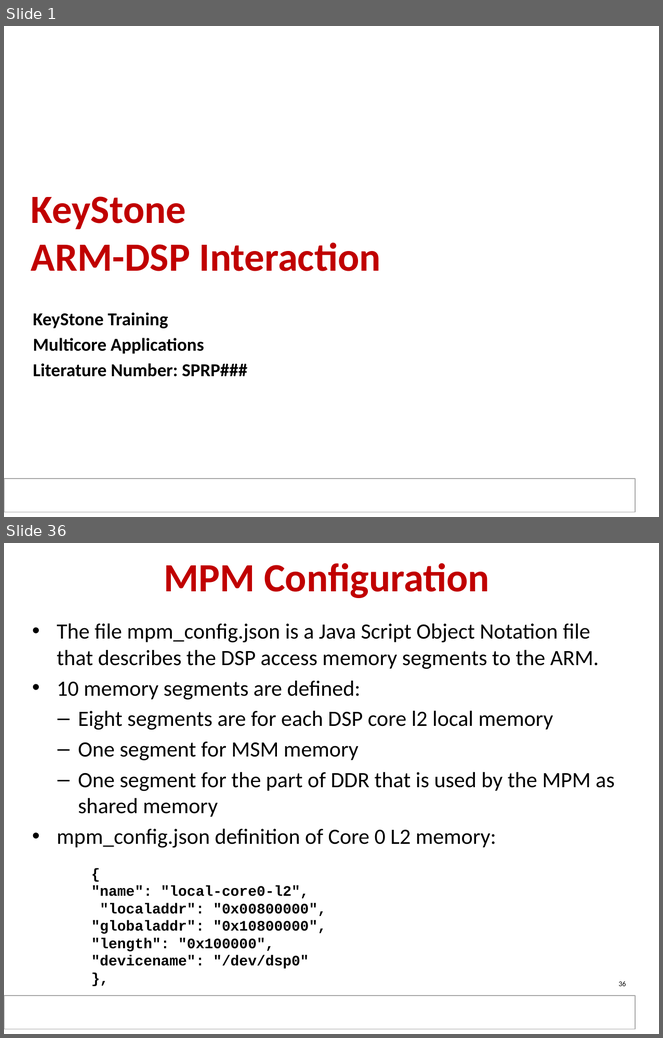
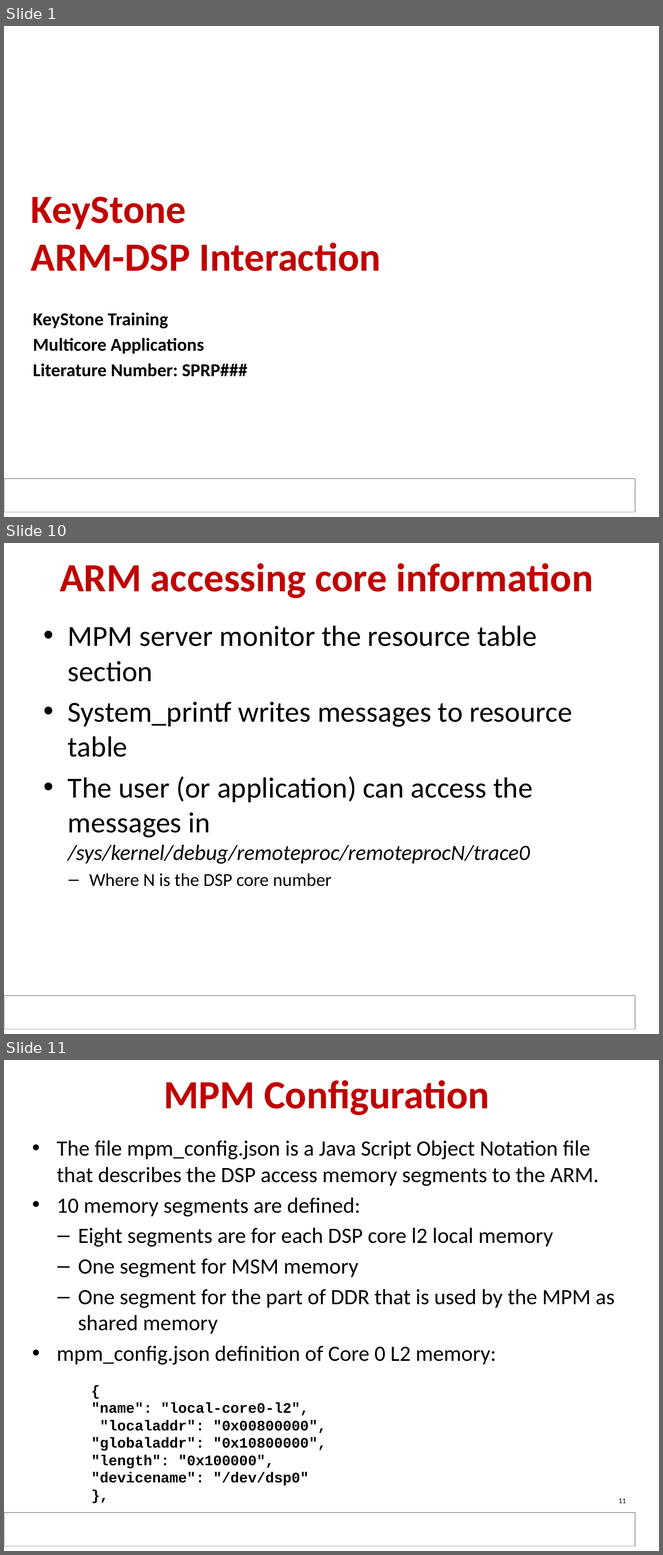
Before and after one commit to hari1989/keystone-workshop, a slide deck: slides/KeyStone ARM DSP.pptx. Shown one above the other, each under a label of ours: slides 1 and 36 before the commit, slides 1, 10 and 11 after it; the slides between them are not shown. The pictures are 663x1038 and 663x1555 pixels, drawn with LibreOffice and Linux fonts; fonts in the diff are those of the drawing; background and template pictures are left out. Boxes give left, top, right and bottom in pixels: in the first picture for what was removed or moved away, otherwise in the second. Text is boxed around its words. In the diff, an @@ line names an element or a change of style, - is before the commit and + after.

```diff
--- a/slides/KeyStone ARM DSP.pptx
+++ b/slides/KeyStone ARM DSP.pptx
@@ slide 10 added at (4, 543, 659, 1034), background #FFFFFF; not listed: 1 template element that a slide beside it also shows @@
@@ title added at (60, 563, 593, 598), 44 pt, text #C00000, bold @@
+ARM accessing core information
@@ text added at (68, 626, 572, 887), 32 pt, text #000000 @@
+• MPM server monitor the resource table section
+• System_printf writes messages to resource table
+• The user (or application) can access the messages in /sys/kernel/debug/remoteproc/remoteprocN/trace0
+  – Where N is the DSP core number
@@ what was slide 36 is now slide 11 @@
@@ page number at (619, 1499, 626, 1504): text changed @@
-36
+11
```
Also in this commit, not shown: 2 slides changed, 8 other slides added.
